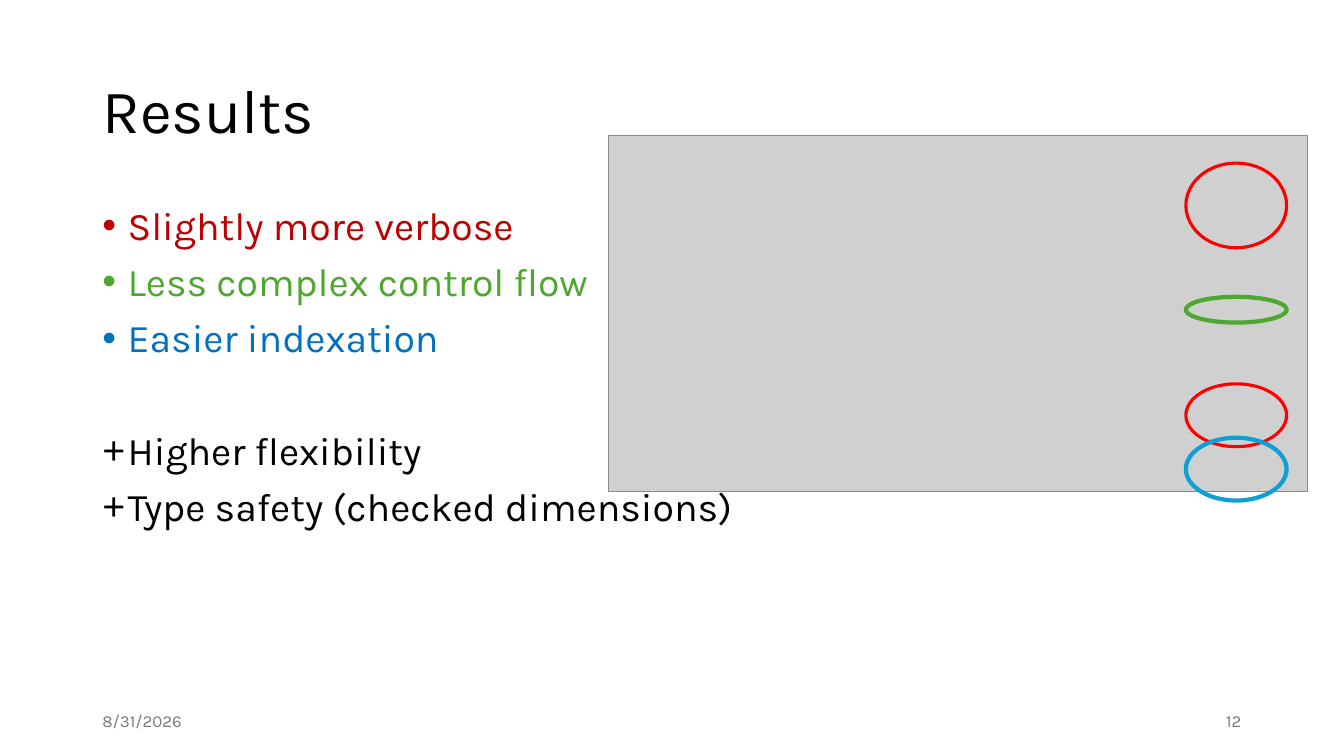
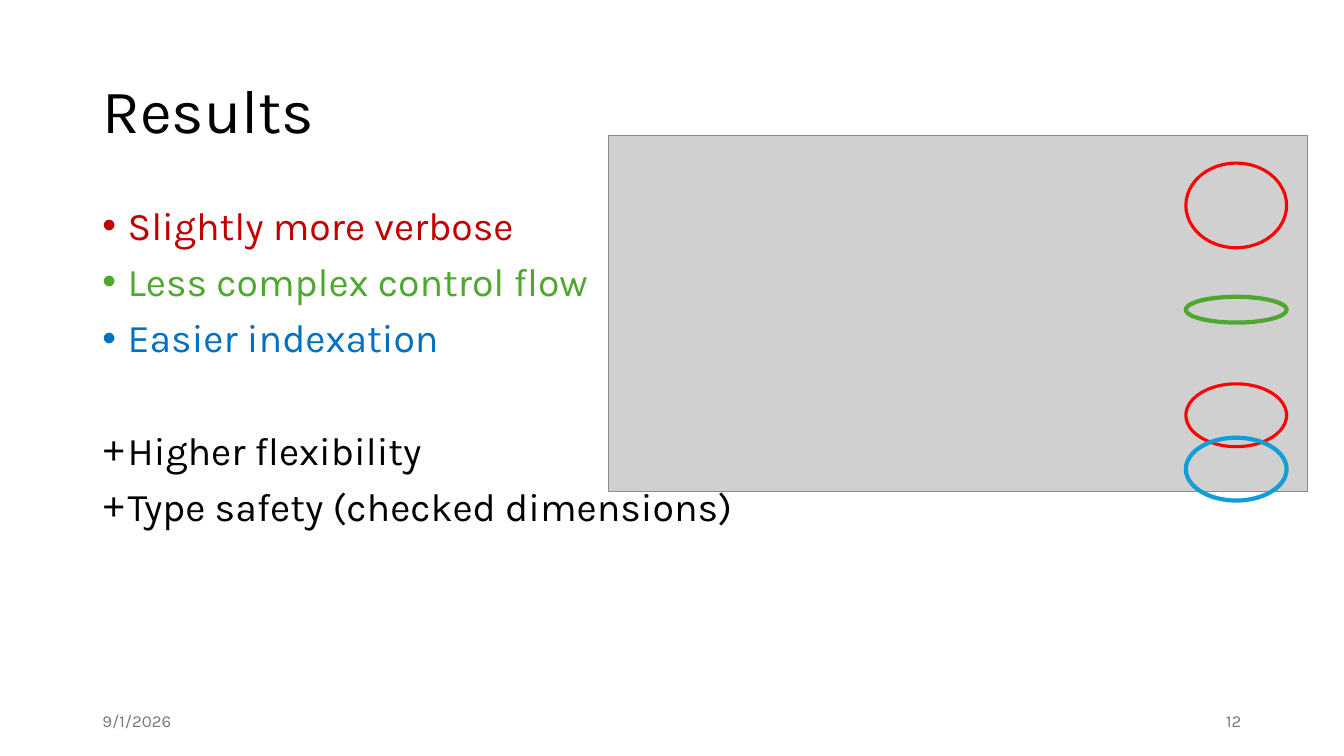
Before and after one commit to jiriklepl/phd-thesis, a slide deck: slide 12 of slides/Optimizing Memory Layouts and Traversal Orders in High-Performance Computing.pptx. Drawn at 1344x756 pixels with LibreOffice and Linux fonts; fonts in the diff are those of the drawing; grey boxes stand for pictures. Boxes give left, top, right and bottom in pixels: in the first picture for what was removed or moved away, otherwise in the second. Text is boxed around its words. In the diff, an @@ line names an element or a change of style, - is before the commit and + after.

```diff
--- a/slides/Optimizing Memory Layouts and Traversal Orders in High-Performance Computing.pptx
+++ b/slides/Optimizing Memory Layouts and Traversal Orders in High-Performance Computing.pptx
@@ text at bbox=[102, 715, 171, 728]: text changed @@
-8/31/2026
+9/1/2026
```
Also in this commit, not shown: 36 other slides changed.
